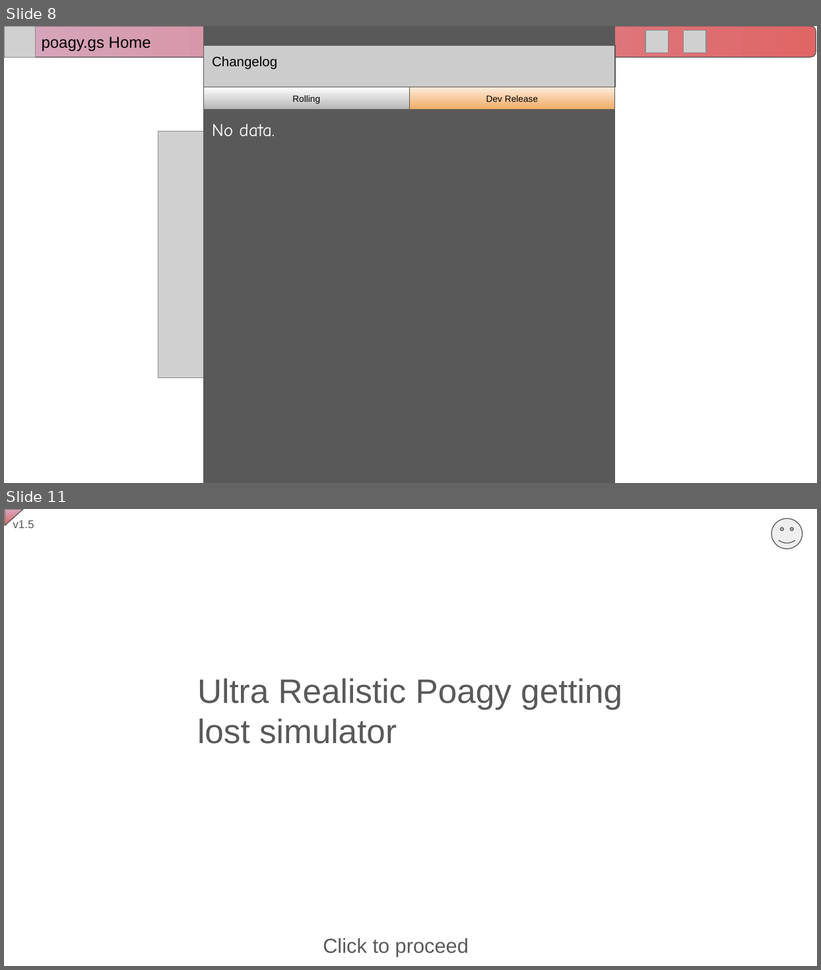
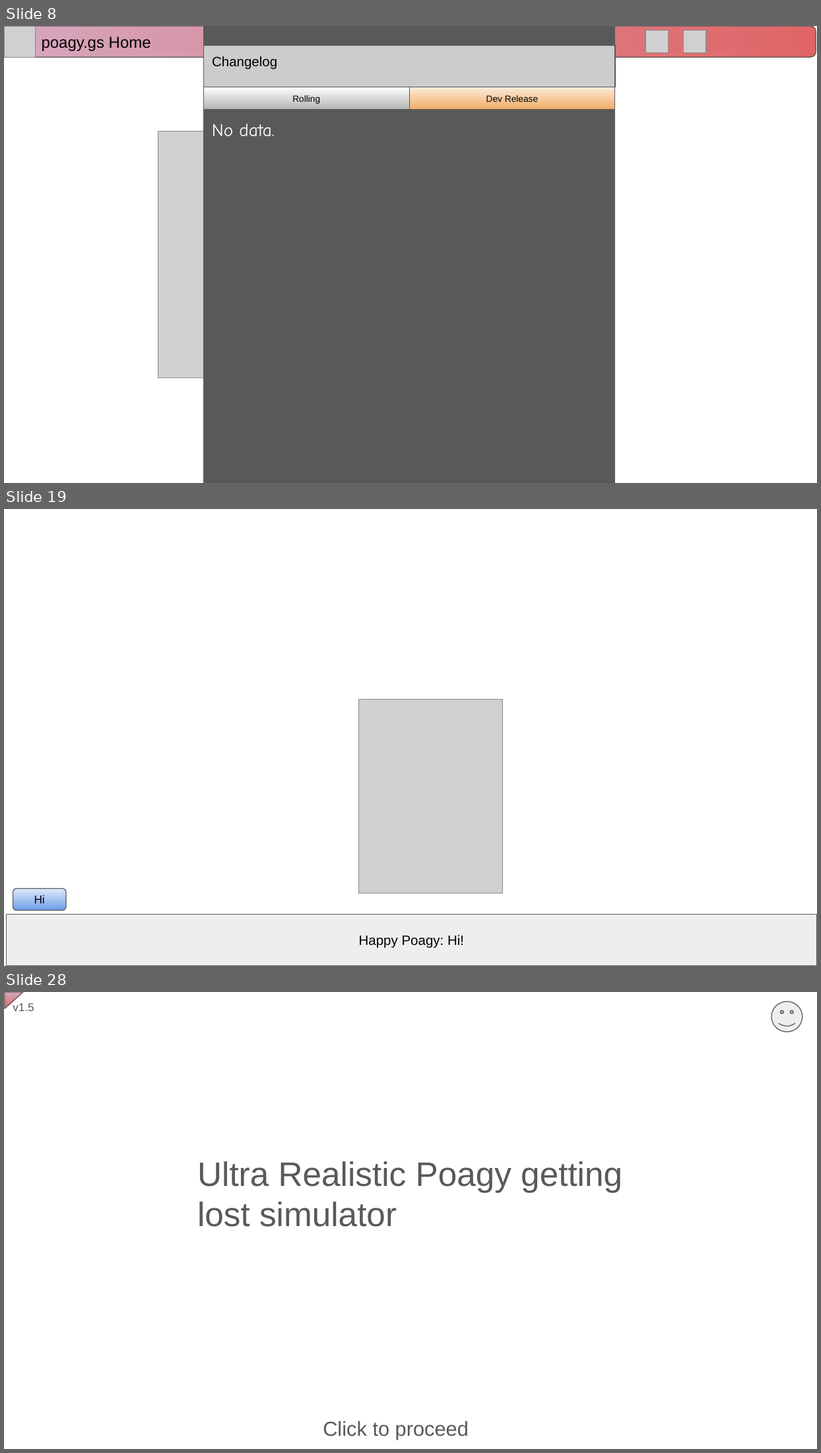
Before and after one commit to RitPigDev/poagy.gs-plus, a slide deck: poagy.gs+.pptx. Shown one above the other, each under a label of ours: slides 8 and 11 before the commit, slides 8, 19 and 28 after it; the slides between them are not shown. The pictures are 821x970 and 821x1453 pixels, drawn with LibreOffice and Linux fonts; fonts in the diff are those of the drawing; grey boxes stand for pictures; background and template pictures are left out. Boxes give left, top, right and bottom in pixels: in the first picture for what was removed or moved away, otherwise in the second. Text is boxed around its words. In the diff, an @@ line names an element or a change of style, - is before the commit and + after.

```diff
--- a/poagy.gs+.pptx
+++ b/poagy.gs+.pptx
@@ slide 19 added at [4,509,817,966], background picture (left out) @@
@@ picture added at [358,699,502,894] @@
@@ rounded rectangle added at [13,889,66,911], fill gradient #DFEAFB to #6E9CE7, outline #595959 0.75 pt, 10 pt, text #000000 @@
+Hi
@@ rectangle added at [7,915,817,966], fill #EEEEEE, outline #595959 0.75 pt, 12 pt, text #000000 @@
+Happy Poagy: Hi!
@@ what was slide 11 is now slide 28 @@
```
Also in this commit, not shown: 7 slides changed, 17 other slides added.
